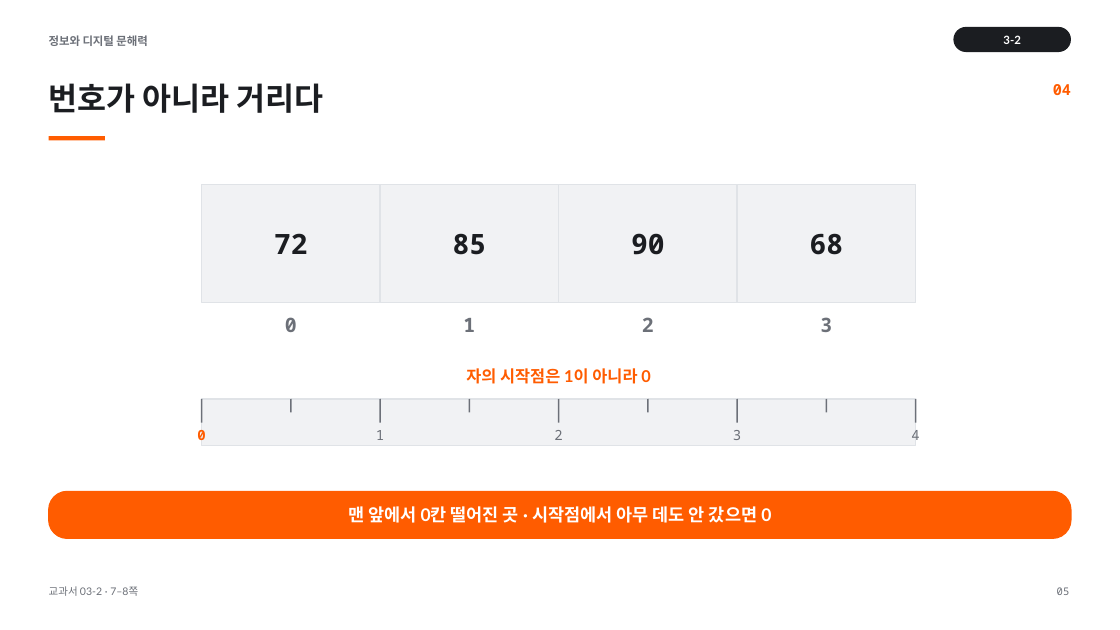
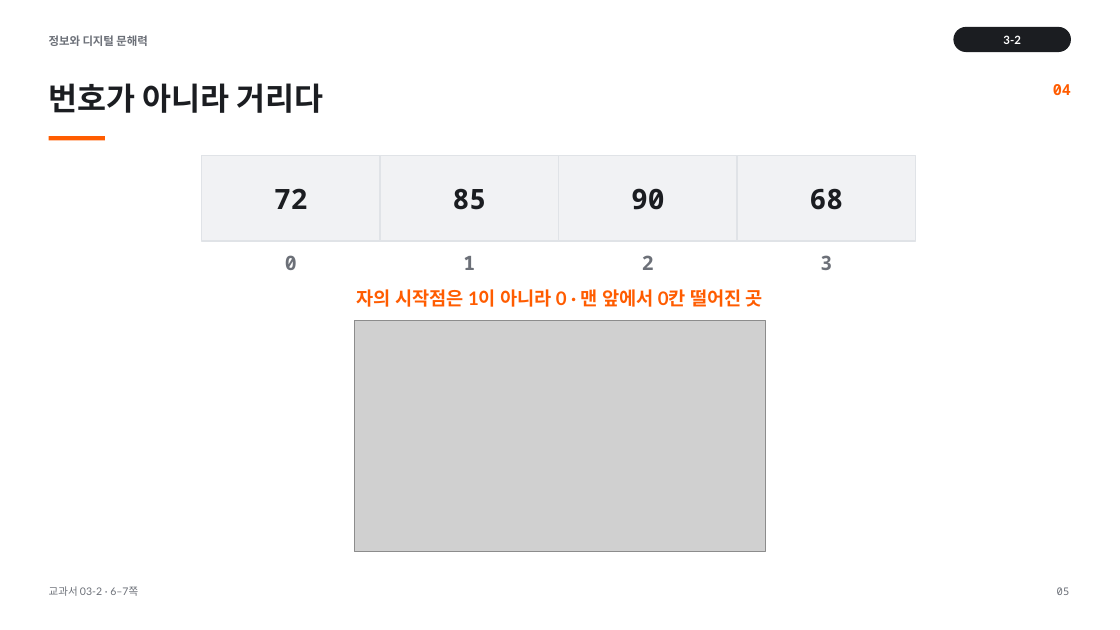
Before and after one commit to cozy819/2026-02__jdh, a slide deck: slide 5 of 03/ppt/03-2_여러_값을_묶는_두_가지_방법_v1.pptx. Drawn at 1120x630 pixels with LibreOffice and Linux fonts; fonts in the diff are those of the drawing; grey boxes stand for pictures. Boxes give left, top, right and bottom in pixels: in the first picture for what was removed or moved away, otherwise in the second. Text is boxed around its words. In the diff, an @@ line names an element or a change of style, - is before the commit and + after.

```diff
--- a/03/ppt/03-2_여러_값을_묶는_두_가지_방법_v1.pptx
+++ b/03/ppt/03-2_여러_값을_묶는_두_가지_방법_v1.pptx
@@ text "72": place and size @@
-text "72" at (274,233,308,254)
+text "72" at (274,188,308,209)
@@ rectangle: place and size @@
-rectangle at (202,185,380,302)
+rectangle at (202,155,380,241)
@@ text "85": place and size @@
-text "85" at (453,233,487,255)
+text "85" at (453,188,487,210)
@@ rectangle: place and size @@
-rectangle at (381,185,559,302)
+rectangle at (381,155,559,241)
@@ text "90": place and size @@
-text "90" at (631,233,665,255)
+text "90" at (631,188,665,210)
@@ rectangle: place and size @@
-rectangle at (559,185,737,302)
+rectangle at (559,155,737,241)
@@ text "68": place and size @@
-text "68" at (810,233,844,255)
+text "68" at (810,188,844,210)
@@ rectangle: place and size @@
-rectangle at (738,185,916,302)
+rectangle at (738,155,916,241)
@@ 4 texts: place and size @@
-4 texts at (285,317,832,332)
+4 texts at (285,255,832,270)
@@ text at (357,289,763,307): text changed; size 14 to 16 pt @@
-자의 시작점은 1이 아니라 0
+자의 시작점은 1이 아니라 0 · 맨 앞에서 0칸 떨어진 곳
@@ picture added at (355,321,765,552) @@
@@ rectangle removed at (202,399,916,445) @@
@@ line removed from (202, 399) to (202, 423) @@
@@ line removed from (291, 399) to (291, 413) @@
@@ line removed from (381, 399) to (381, 423) @@
@@ line removed from (470, 399) to (470, 413) @@
@@ line removed from (559, 399) to (559, 423) @@
@@ line removed from (648, 399) to (648, 413) @@
@@ line removed from (738, 399) to (738, 423) @@
@@ line removed from (827, 399) to (827, 413) @@
@@ line removed from (916, 399) to (916, 423) @@
@@ text removed at (197,430,205,440) @@
-0
@@ text removed at (376,430,384,440) @@
-1
@@ text removed at (554,430,562,440) @@
-2
@@ text removed at (733,430,741,440) @@
-3
@@ text removed at (911,430,919,440) @@
-4
@@ rounded rectangle removed at (49,492,1071,539) @@
@@ text removed at (348,506,771,523) @@
-맨 앞에서 0칸 떨어진 곳 · 시작점에서 아무 데도 안 갔으면 0
@@ text at (49,586,138,596): text changed @@
-교과서 03-2 · 7–8쪽
+교과서 03-2 · 6–7쪽
```
Also in this commit, not shown: 12 other slides changed, 1 slide added, 2 other files.
